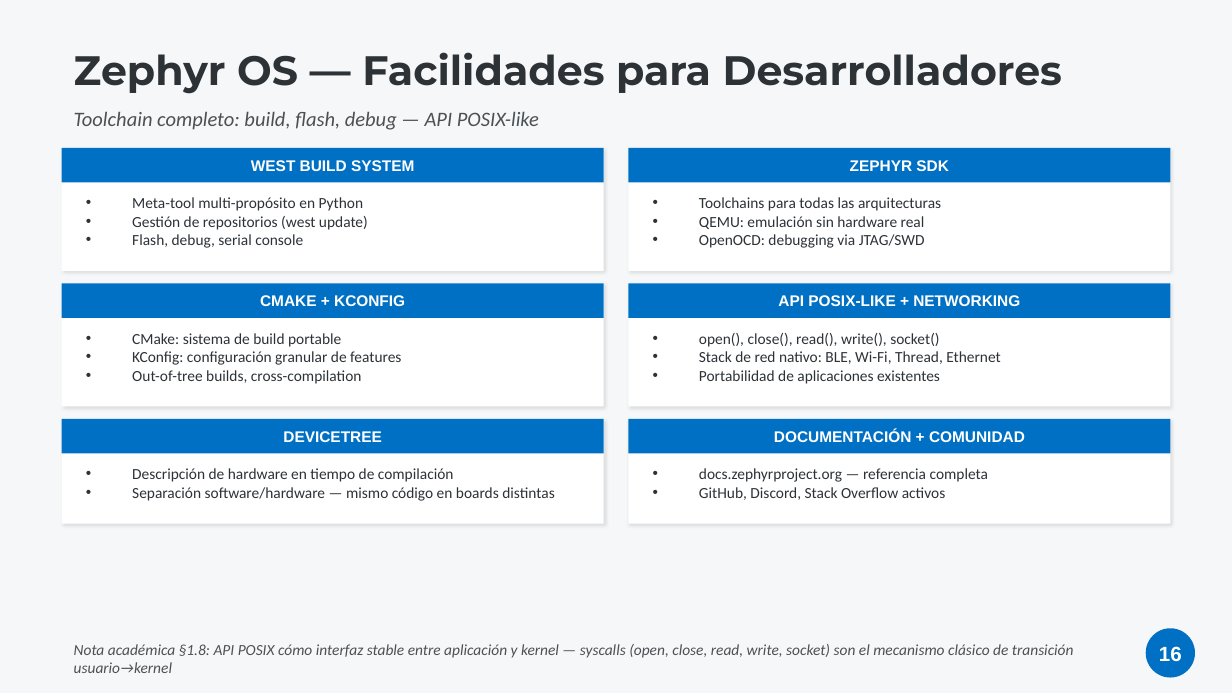
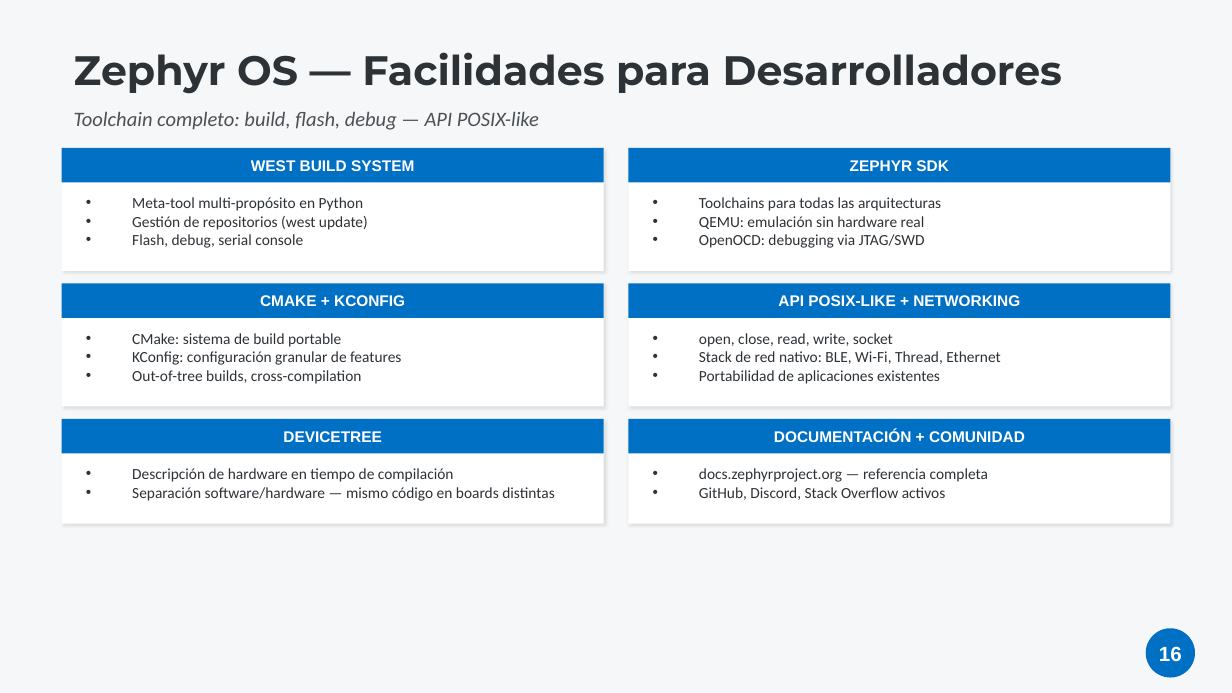
Before and after one commit to LucasIvanCardozo/TP-especial-SO, a slide deck: slide 16 of TP_Especial_Zephyr_MOSIX_v2.pptx. Drawn at 1232x693 pixels with LibreOffice and Linux fonts; fonts in the diff are those of the drawing. Boxes give left, top, right and bottom in pixels: in the first picture for what was removed or moved away, otherwise in the second. Text is boxed around its words. In the diff, an @@ line names an element or a change of style, - is before the commit and + after.

```diff
--- a/TP_Especial_Zephyr_MOSIX_v2.pptx
+++ b/TP_Especial_Zephyr_MOSIX_v2.pptx
@@ text at [699,333,893,347]: text changed @@
-• open(), close(), read(), write(), socket()
+• open, close, read, write, socket
@@ text removed at [74,644,1074,673] @@
-Nota académica §1.8: API POSIX cómo interfaz stable entre aplicación y kernel — syscalls (open, close, read, write, socket) son el mecanismo clásico de transición usuario→kernel
```
Also in this commit, not shown: 26 other slides changed, 7 other files.
